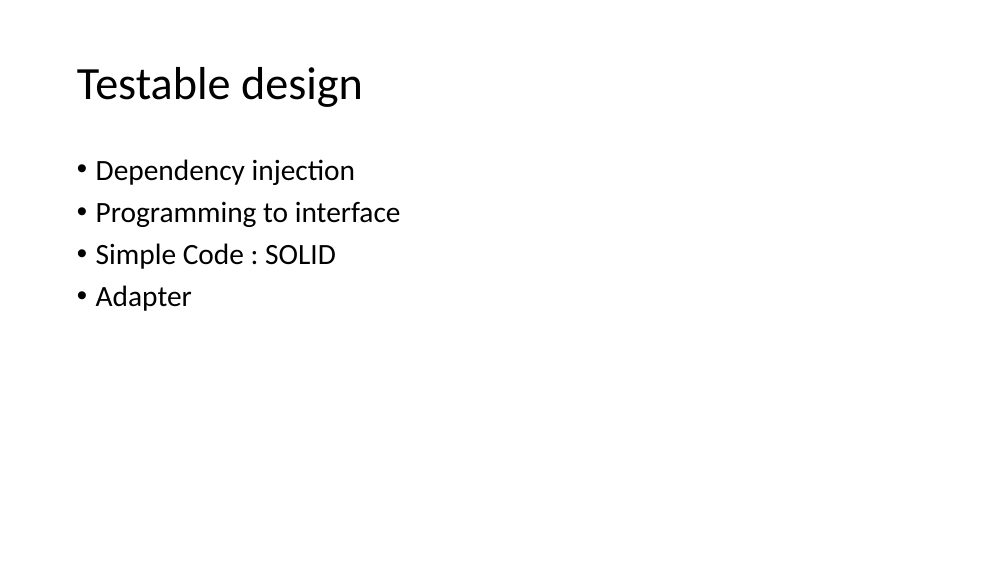
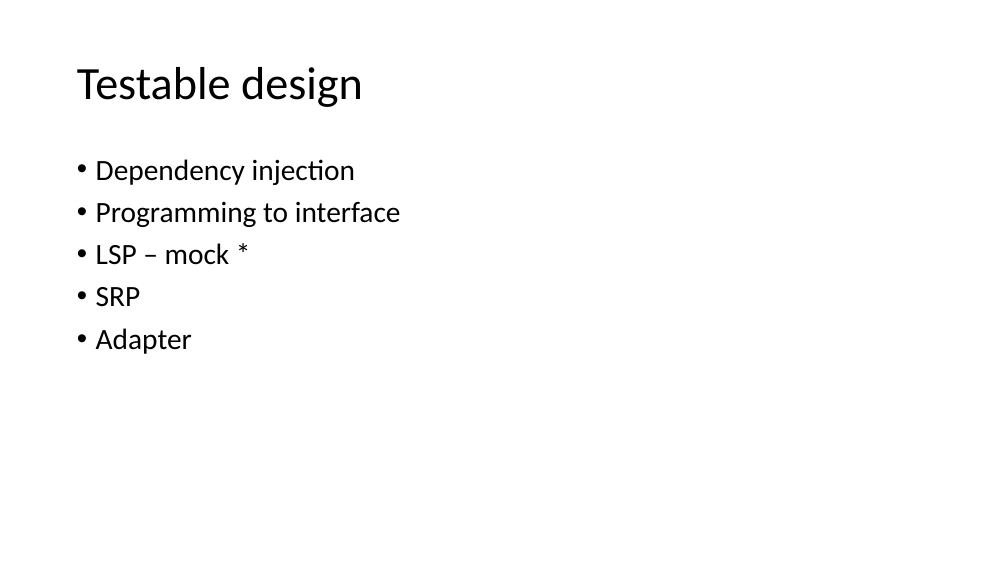
Before and after one commit to SunilPrasad/GithubRepo, a slide deck: slide 30 of TDDExamples/Persentation/TDD.pptx (slide 29 before the commit). Drawn at 1008x567 pixels with LibreOffice and Linux fonts; fonts in the diff are those of the drawing. Boxes give left, top, right and bottom in pixels: in the first picture for what was removed or moved away, otherwise in the second. Text is boxed around its words. In the diff, an @@ line names an element or a change of style, - is before the commit and + after.

```diff
--- a/TDDExamples/Persentation/TDD.pptx
+++ b/TDDExamples/Persentation/TDD.pptx
@@ text at [96,243,230,307]: text changed @@
-• Simple Code : SOLID
+• LSP – mock *
+• SRP
```
Also in this commit, not shown: 2 other slides changed, 1 slide added, 1 other file.
